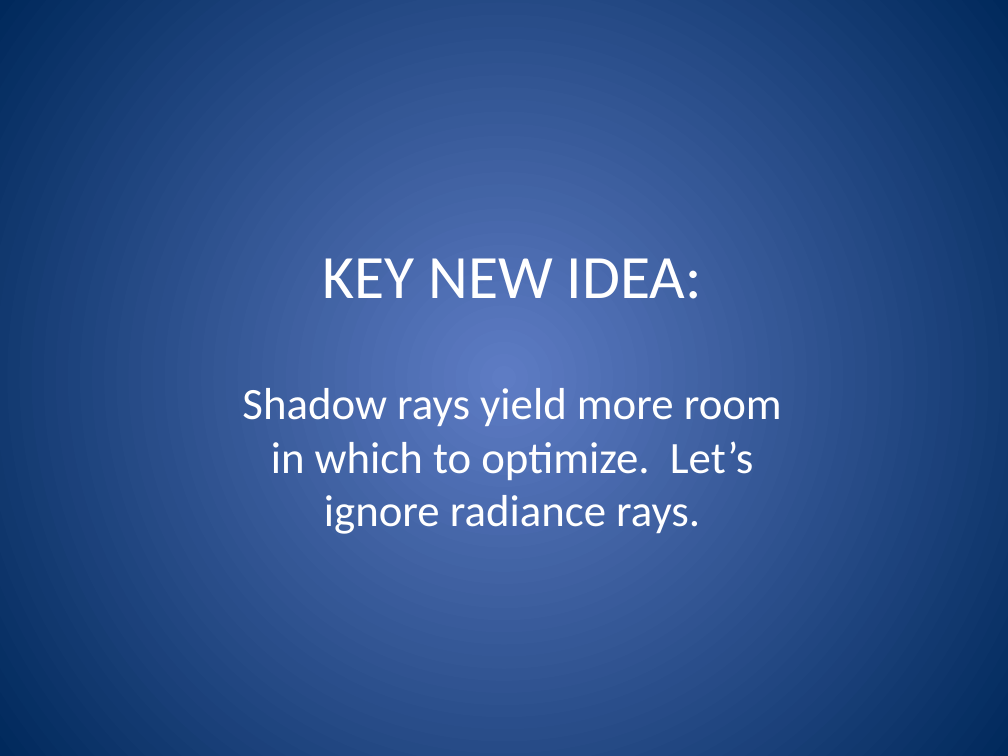
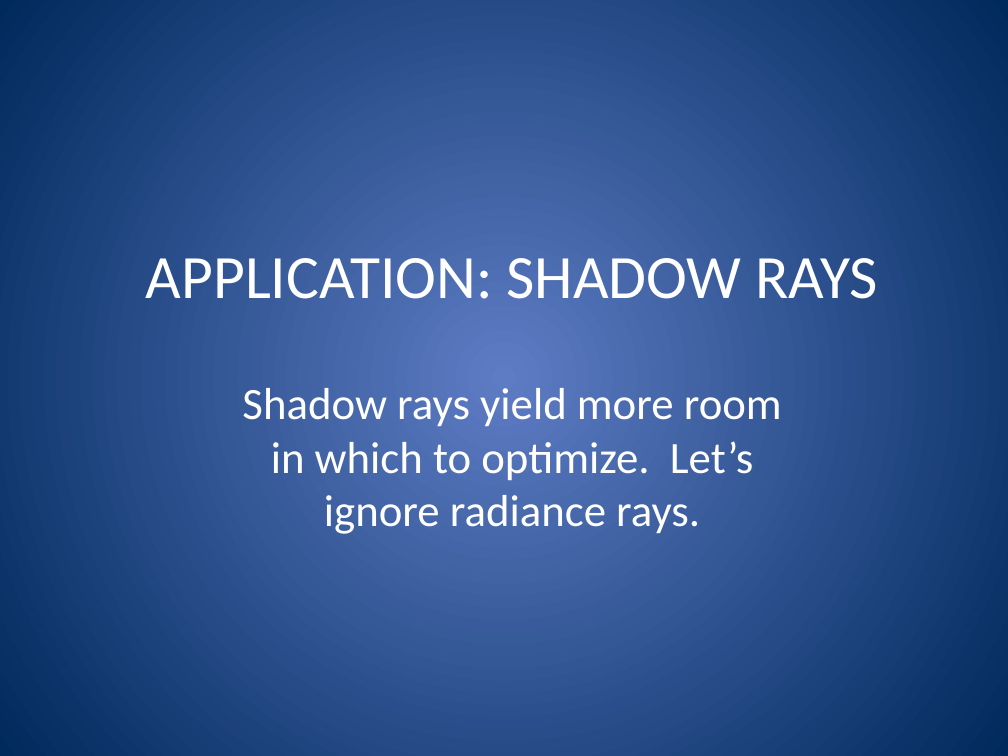
Before and after one commit to nfeltman/RayView, a slide deck: slide 14 of documentation/GroupMeetingPresentation.pptx (slide 13 before the commit). Drawn at 1008x756 pixels with LibreOffice and Linux fonts; fonts in the diff are those of the drawing. Boxes give left, top, right and bottom in pixels: in the first picture for what was removed or moved away, otherwise in the second. Text is boxed around its words. In the diff, an @@ line names an element or a change of style, - is before the commit and + after.

```diff
--- a/documentation/GroupMeetingPresentation.pptx
+++ b/documentation/GroupMeetingPresentation.pptx
@@ title at (146, 258, 877, 299): text changed @@
-KEY NEW IDEA:
+APPLICATION: SHADOW RAYS
```
Also in this commit, not shown: 8 other slides changed, 13 slides added, 2 slides removed.
